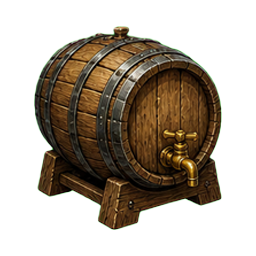
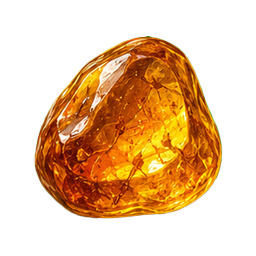
The second 256x256 image is a revision of the first. Changes to its layers:
added layer "Lag 78" above "Lag 77" over <box>34,36,223,220</box>
hid "Lag 63" over <box>34,26,222,230</box>